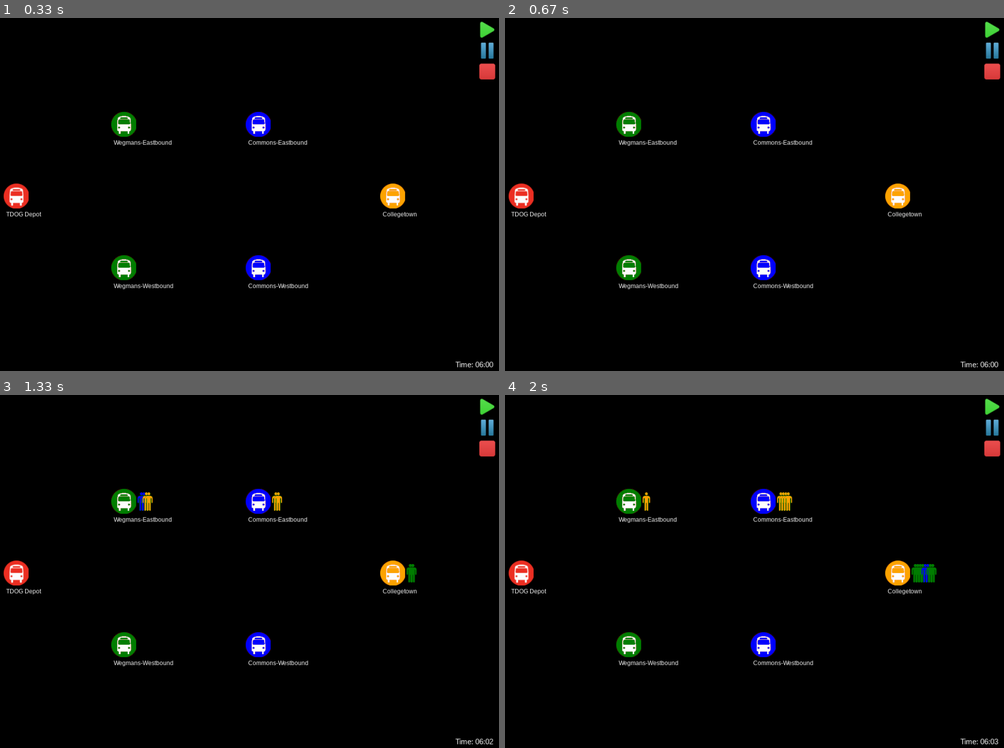
Above: before the commit, frames 1-4 (two rows, left to right).
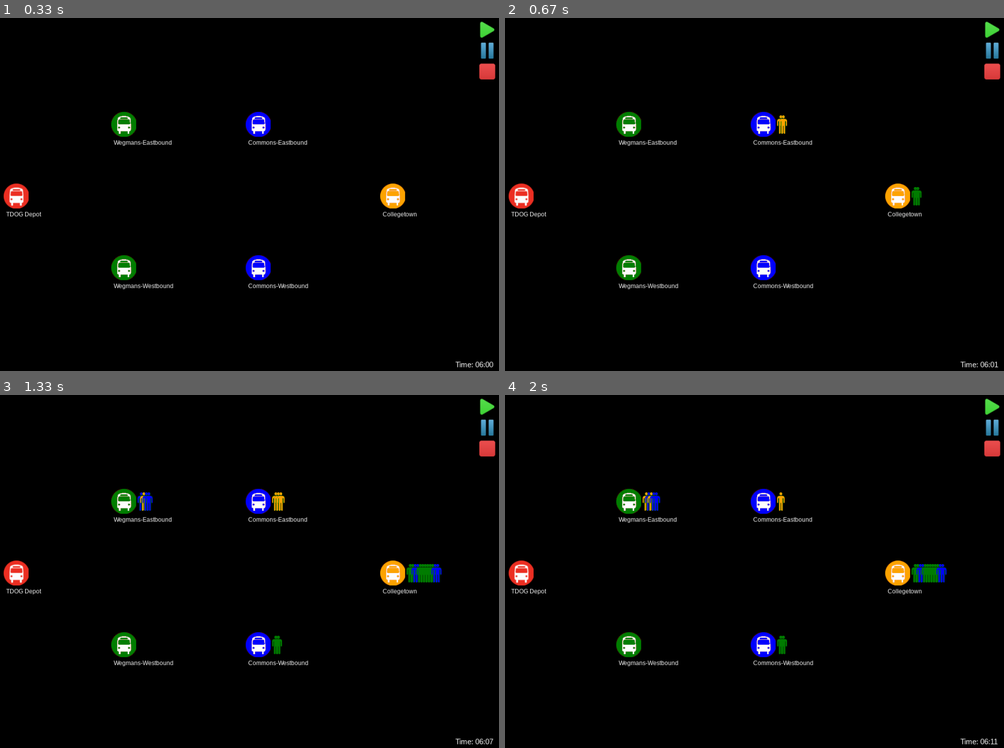
Above: after the commit, the same moments.

Repository: yujiakimoto/PySimio
Game: pygame game, started from animation.py
The game is run twice, just before and just after one commit, with the same random seed, the same clock (stepped at 60 frames per second) and the same inputs.
Inputs (mouse positions are in pixels of both pictures, inside the frame that each line leads up to):
- Up to frame 1 (0.33 s): no input
- Up to frame 2 (0.67 s): click (994, 28) at 0.38 s
- Up to frame 3 (1.33 s): no input
- Up to frame 4 (2 s): no input

Frame 1 is identical in both runs. In frame 2, 0.2% of the frame differs, in the area x 54-99%, y 27-99%; in frame 3, 0.5%; in frame 4, 0.6%, in the area x 28-99%, y 27-99%.

Commit message:
Updated staggered departure logic

Diff:
--- a/pySimio.py
+++ b/pySimio.py
@@ -37,7 +37,7 @@
             if bus.route == self.routes[1]:         # buses on Route 2 must start at depot, then change
                 bus.change_route(self.routes[0])
             # TODO: implement better staggered departures
-            self.event_queue.append(Event(0.5*i, bus, self.bus_stops['TDOG Depot'], 'departure'))
+            self.event_queue.append(Event(27*i/7, bus, self.bus_stops['TDOG Depot'], 'departure'))
 
         # draw bus stop
         if animate:
